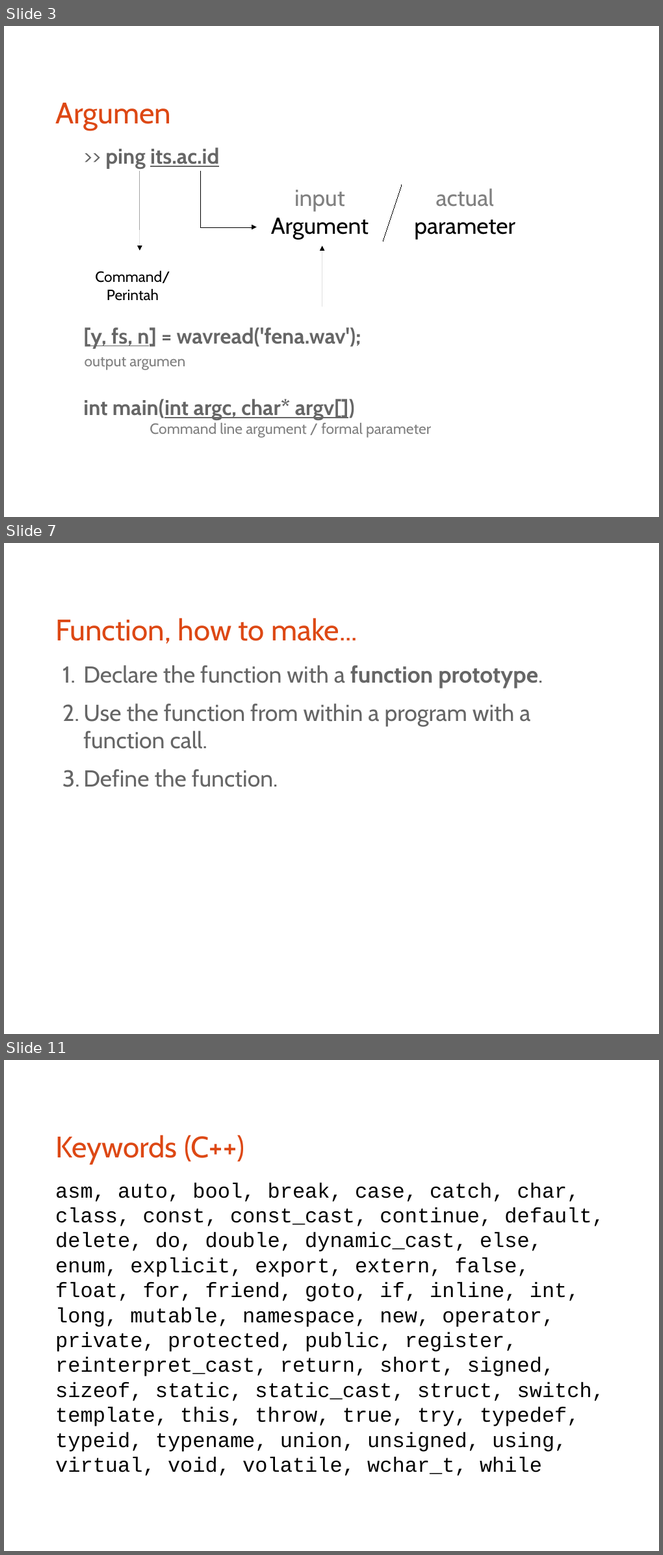
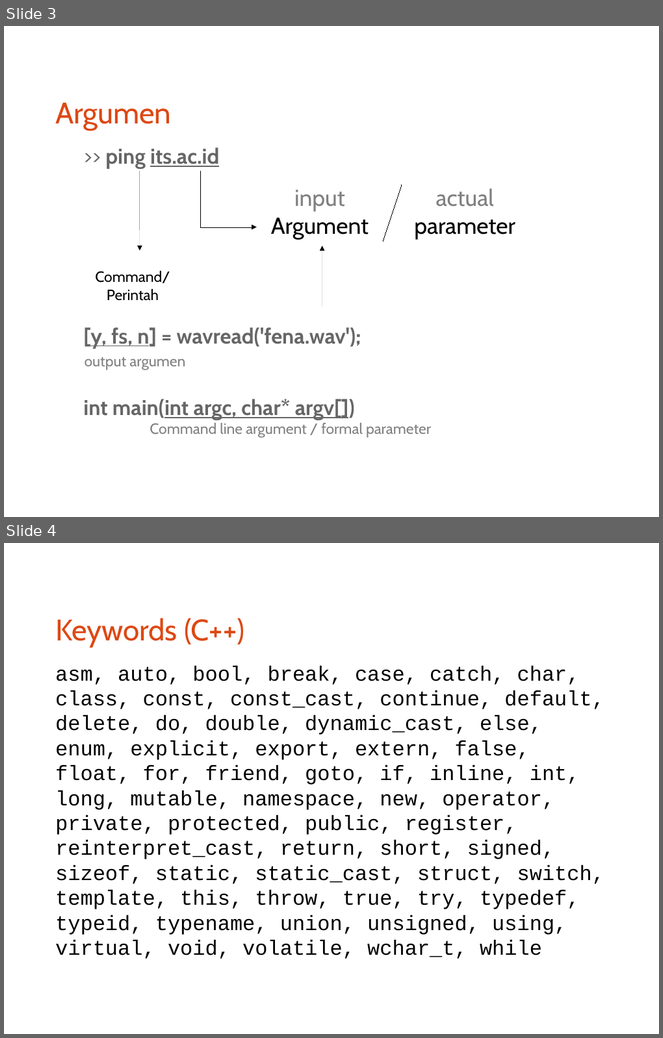
Before and after one commit to bagustris/prokom-tf, a slide deck: prokom4.odp. Shown one above the other, each under a label of ours: slides 3, 7 and 11 before the commit, slides 3 and 4 after it; the slides between them are not shown. The pictures are 663x1555 and 663x1038 pixels, drawn with LibreOffice and Linux fonts; fonts in the diff are those of the drawing. Boxes give left, top, right and bottom in pixels: in the first picture for what was removed or moved away, otherwise in the second. Text is boxed around its words. In the diff, an @@ line names an element or a change of style, - is before the commit and + after.

```diff
--- a/prokom4.odp
+++ b/prokom4.odp
@@ slide 7 removed at [4, 543, 659, 1034], background #FFFFFF @@
@@ title removed at [55, 618, 358, 644] @@
-Function, how to make...
@@ text removed at [83, 665, 543, 787] @@
-1. Declare the function with a function prototype.
-2. Use the function from within a program with a function call.
-3. Define the function.
@@ what was slide 11 is now slide 4 @@
```
Also in this commit, not shown: 1 slide changed, 1 slide added, 6 other slides removed, 2 other files.
